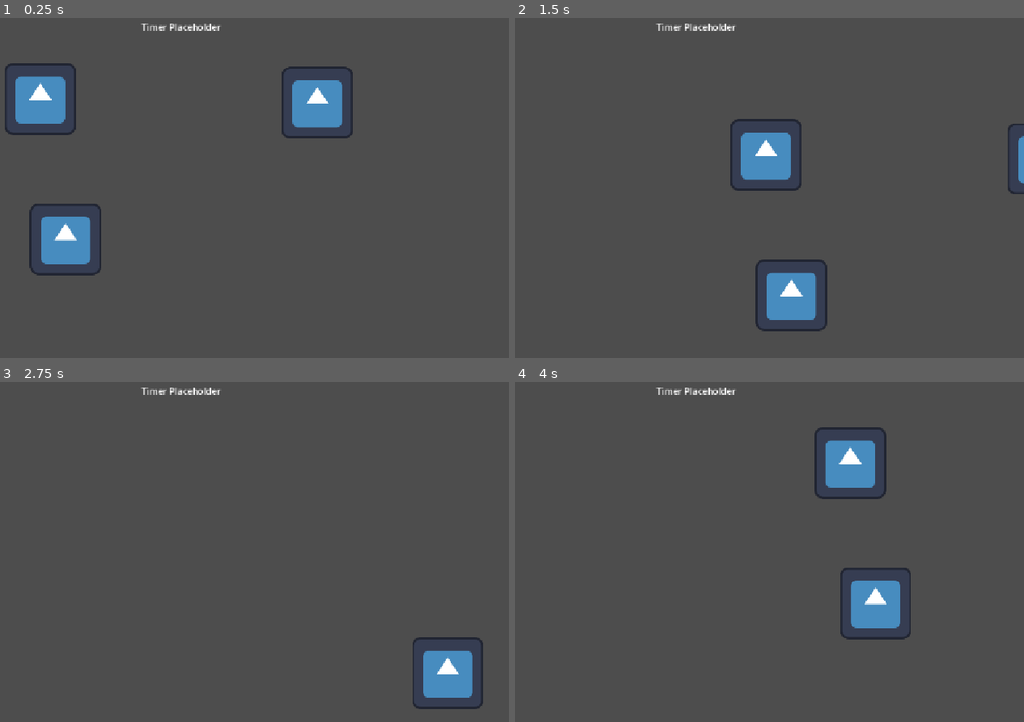
Above: before the commit, frames 1-4 (two rows, left to right).
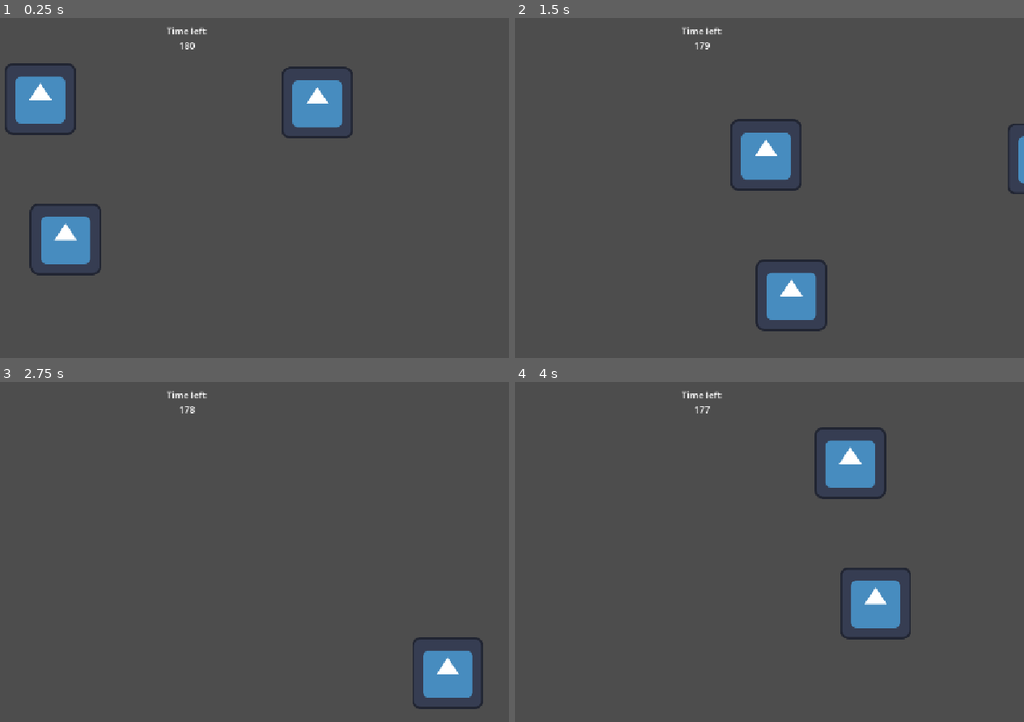
Above: after the commit, the same moments.

Repository: tszyana/SenselessChefs
Game: Godot game, scene res://scenes/kitchen.tscn
Same seed, same stepped clock (60 frames per second), same inputs: the game is played once before the commit and once after it. This scene is started directly instead of the project's main scene. The engine's default icon, where the game draws it, is replaced by a stand-in: a white triangle on a blue panel in a dark square.
Inputs:
- Up to frame 1 (0.25 s): no input
- Up to frame 2 (1.5 s): tap Enter at 0.5 s; hold Right (right) 0.53-1.28 s; hold S (down) from 1.28 s (still down)
- Up to frame 3 (2.75 s): release S (down) at 2.03 s; hold Right (right) from 2.03 s (still down)
- Up to frame 4 (4 s): release Right (right) at 2.78 s; hold Up (up) 2.78-3.53 s; hold Left (left) from 3.53 s (still down)

The runs differ from the first frame. In frame 1, 0.3% of the frame differs, in the area x 27-44%, y 1-10%; in frame 2, 0.3%; in frame 3, 0.3%; in frame 4, 0.3%.

Commit message:
Added timer countdown

Diff:
--- a/project.godot
+++ b/project.godot
@@ -33,16 +33,16 @@
 , Object(InputEventKey,"resource_local_to_scene":false,"resource_name":"","device":-1,"window_id":0,"alt_pressed":false …(182 unchanged characters)…
 ]
 }
+up={
+"deadzone": 0.2,
+"events": [Object(InputEventKey,"resource_local_to_scene":false,"resource_name":"","device":-1,"window_id":0,"alt_pressed":false,"shift_pressed":false,"ctrl_pressed":false,"meta_pressed":false,"pressed":false,"keycode":0,"physical_keycode":4194320,"key_label":0,"unicode":0,"location":0,"echo":false,"script":null)
+, Object(InputEventKey,"resource_local_to_scene":false,"resource_name":"","device":-1,"window_id":0,"alt_pressed":false,"shift_pressed":false,"ctrl_pressed":false,"meta_pressed":false,"pressed":false,"keycode":0,"physical_keycode":87,"key_label":0,"unicode":119,"location":0,"echo":false,"script":null)
+]
+}
 right={
 "deadzone": 0.2,
 "events": [Object(InputEventKey,"resource_local_to_scene":false,"resource_name":"","device":-1,"window_id":0,"alt_press …(195 unchanged characters)…
 , Object(InputEventKey,"resource_local_to_scene":false,"resource_name":"","device":-1,"window_id":0,"alt_pressed":false …(183 unchanged characters)…
-]
-}
-up={
-"deadzone": 0.2,
-"events": [Object(InputEventKey,"resource_local_to_scene":false,"resource_name":"","device":-1,"window_id":0,"alt_pressed":false,"shift_pressed":false,"ctrl_pressed":false,"meta_pressed":false,"pressed":false,"keycode":0,"physical_keycode":4194320,"key_label":0,"unicode":0,"location":0,"echo":false,"script":null)
-, Object(InputEventKey,"resource_local_to_scene":false,"resource_name":"","device":-1,"window_id":0,"alt_pressed":false,"shift_pressed":false,"ctrl_pressed":false,"meta_pressed":false,"pressed":false,"keycode":0,"physical_keycode":87,"key_label":0,"unicode":119,"location":0,"echo":false,"script":null)
 ]
 }
 down={
--- a/scenes/kitchen.tscn
+++ b/scenes/kitchen.tscn
@@ -1,9 +1,41 @@
 [gd_scene format=3 uid="uid://ccqr3grqb88i6"]
 
 [ext_resource type="PackedScene" uid="uid://bkrucl6g84xoa" path="res://scenes/player_mute.tscn" id="1_01sk3"]
+[ext_resource type="Script" uid="uid://bbv7bmwxv55uo" path="res://scripts/kitchen.gd" id="1_g3o0j"]
 [ext_resource type="PackedScene" uid="uid://de2ugp7o5yyaa" path="res://scenes/player_deaf.tscn" id="2_jtesv"]
 [ext_resource type="PackedScene" uid="uid://bn2k5w2cgyjes" path="res://scenes/player_blind.tscn" id="3_c621a"]
-[ext_resource type="Script" uid="uid://bqtcygqafkwk0" path="res://scripts/timer_label.gd" id="4_bems3"]
+
+[sub_resource type="GDScript" id="GDScript_bems3"]
+script/source = "extends Label
+
+# Called when the node enters the scene tree for the first time.
+func _ready() -> void:
+	pass # Replace with function body.
+
+
+# Called every frame. 'delta' is the elapsed time since the previous frame.
+func _process(delta: float) -> void:
+	pass
+
+
+"
+
+[sub_resource type="GDScript" id="GDScript_v3ycp"]
+script/source = "extends Timer
+
+@onready var game_timer = $GameTimer
+@onready var time_label = $CanvasLayer/TimeLabel
+
+
+# Called when the node enters the scene tree for the first time.
+func _ready() -> void:
+	pass # Replace with function body.
+
+
+# Called every frame. 'delta' is the elapsed time since the previous frame.
+func _process(delta: float) -> void:
+	pass
+"
 
 [sub_resource type="RectangleShape2D" id="RectangleShape2D_bems3"]
 size = Vector2(103, 103)
@@ -26,7 +58,8 @@
 [sub_resource type="RectangleShape2D" id="RectangleShape2D_bh1ot"]
 size = Vector2(185, 128)
 
-[node name="Main" type="Node2D" unique_id=1947100178]
+[node name="Kitchen" type="Node2D" unique_id=1947100178]
+script = ExtResource("1_g3o0j")
 
 [node name="Players" type="Node2D" parent="." unique_id=1408460873]
 
@@ -47,18 +80,20 @@
 
 [node name="TimerLabel" type="Label" parent="Control" unique_id=499163736]
 layout_mode = 0
-offset_left = 498.0
-offset_top = 46.0
-offset_right = 639.0
-offset_bottom = 95.0
+offset_left = 509.0
+offset_top = 53.0
+offset_right = 650.0
+offset_bottom = 102.0
 text = "Timer Placeholder
 "
-script = ExtResource("4_bems3")
+horizontal_alignment = 1
+script = SubResource("GDScript_bems3")
 
 [node name="Timer" type="Timer" parent="." unique_id=1406045070]
-wait_time = 180.0
+wait_time = 181.0
 one_shot = true
 autostart = true
+script = SubResource("GDScript_v3ycp")
 
 [node name="TrashCan" type="Node2D" parent="." unique_id=1689136597]
 
--- a/scripts/timer_label.gd
+++ b/scripts/kitchen.gd
@@ -1,4 +1,7 @@
-extends Label
+extends Node2D
+
+@onready var game_timer = $Timer
+@onready var time_label = $Control/TimerLabel
 
 # Called when the node enters the scene tree for the first time.
 func _ready() -> void:
@@ -6,5 +9,6 @@
 
 
 # Called every frame. 'delta' is the elapsed time since the previous frame.
-func _process(delta: float) -> void:
-	pass
+func _process(_delta) -> void:
+	#pass
+	time_label.text = "Time left:\n" + str(int(game_timer.time_left))
Not shown, added: scripts/kitchen.gd.uid
Not shown, removed: scripts/timer_label.gd.uid
